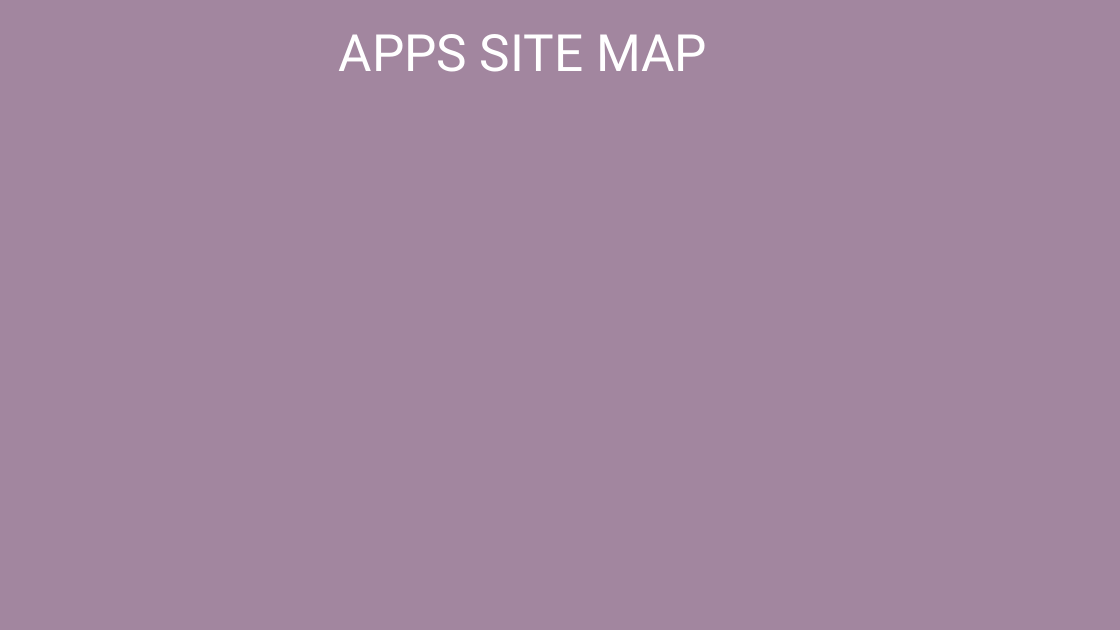
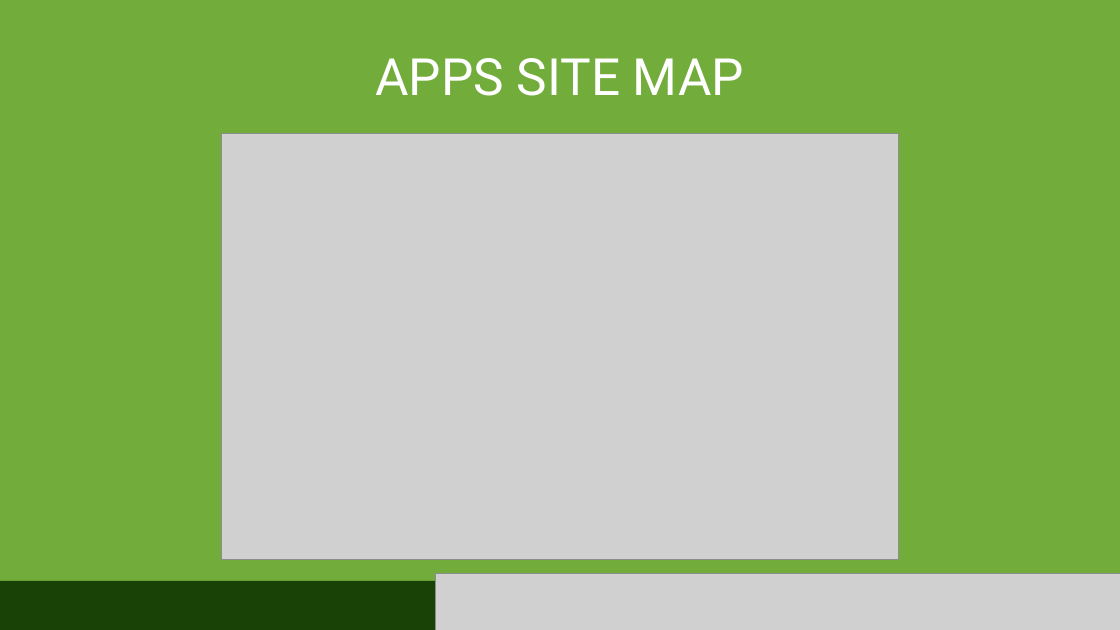
Before and after one commit to ripasfilqadar/mppl, a slide deck: slide 12 of buat demo/CikoroFarm.pptx (slide 9 before the commit). Drawn at 1120x630 pixels with LibreOffice and Linux fonts; fonts in the diff are those of the drawing; grey boxes stand for pictures. Boxes give left, top, right and bottom in pixels: in the first picture for what was removed or moved away, otherwise in the second. Text is boxed around its words. In the diff, an @@ line names an element or a change of style, - is before the commit and + after.

```diff
--- a/buat demo/CikoroFarm.pptx
+++ b/buat demo/CikoroFarm.pptx
@@ background #A2869F to #72AC3B @@
@@ text "APPS SITE MAP": place and size @@
-text "APPS SITE MAP" at (339, 34, 707, 72)
+text "APPS SITE MAP" at (375, 58, 744, 96)
@@ text "APPS SITE MAP" at (375, 58, 744, 96): alignment left to centre @@
@@ picture added at (221, 134, 898, 560) @@
@@ rectangle added at (0, 581, 453, 630), fill #194206 @@
@@ picture added at (436, 573, 1120, 630) @@
```
Also in this commit, not shown: 9 other slides changed, 6 slides added, 6 slides removed.
